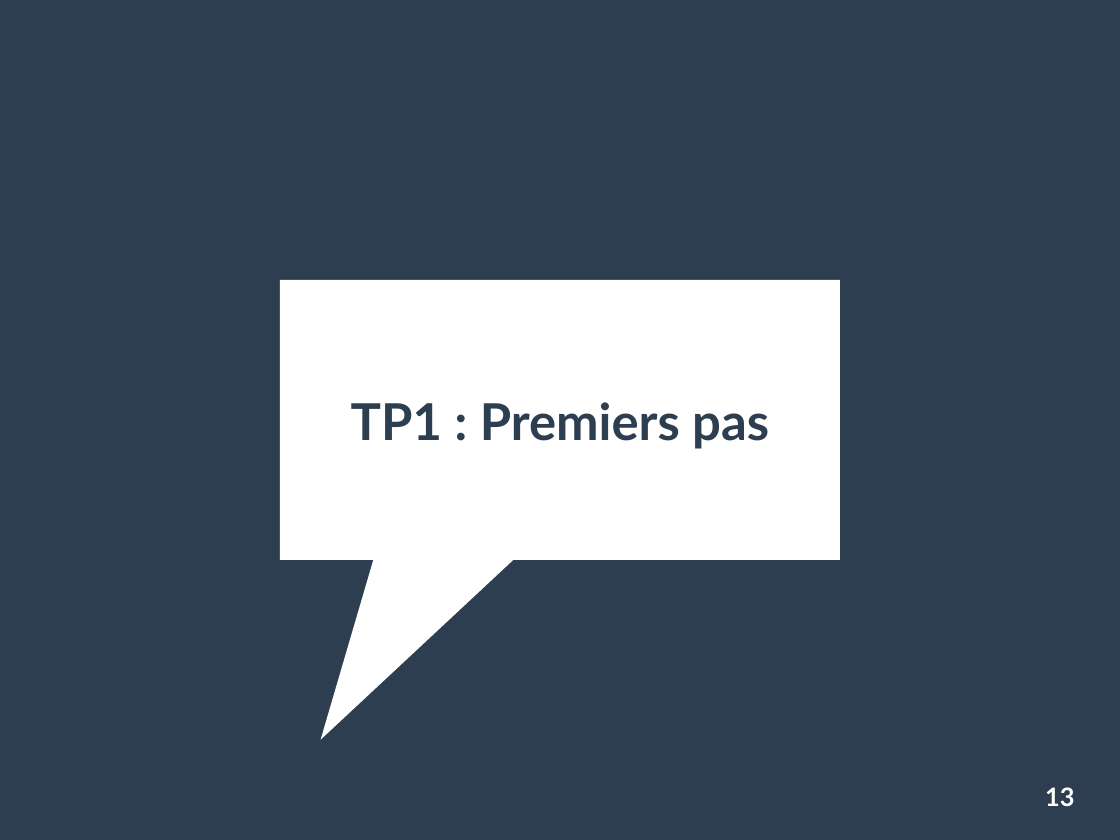
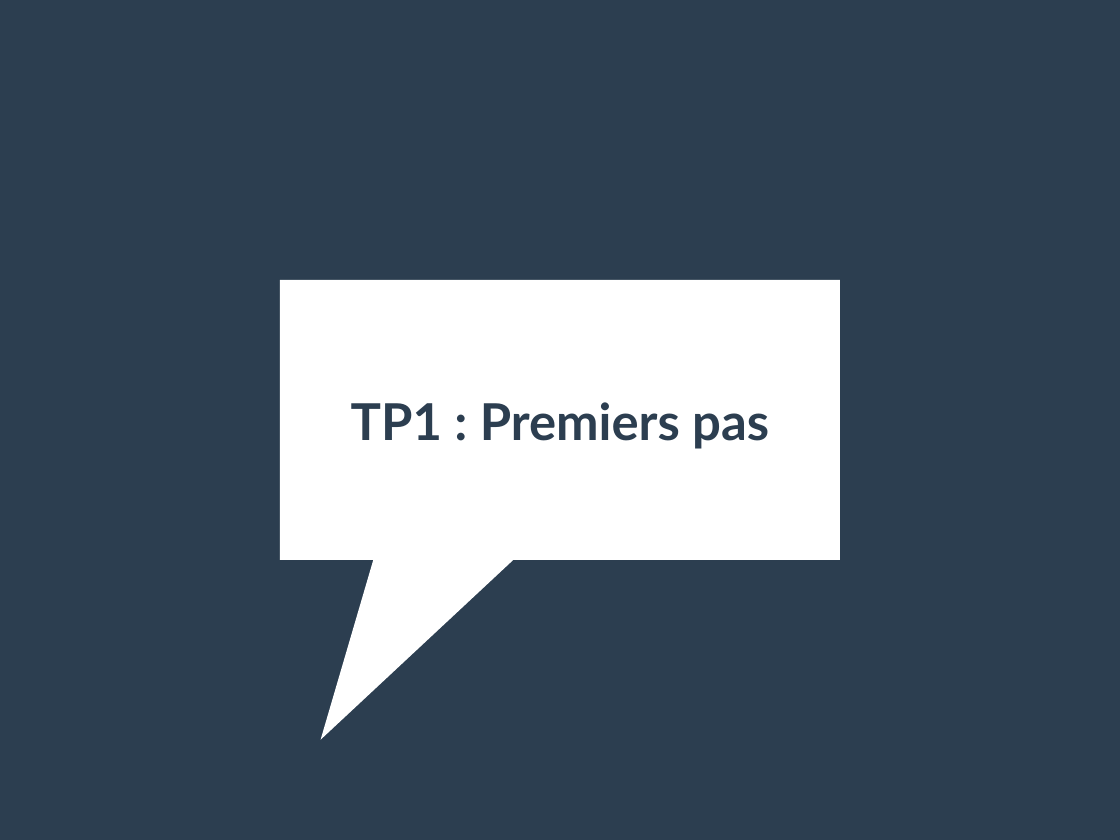
Before and after one commit to pushou/formation-git, a slide deck: slide 13 of 1-Introduction.odp. Drawn at 1120x840 pixels with LibreOffice and Linux fonts; fonts in the diff are those of the drawing. Boxes give left, top, right and bottom in pixels: in the first picture for what was removed or moved away, otherwise in the second. Text is boxed around its words. In the diff, an @@ line names an element or a change of style, - is before the commit and + after.

```diff
--- a/1-Introduction.odp
+++ b/1-Introduction.odp
@@ page number removed at box(1045, 787, 1074, 806) @@
-13
```
Also in this commit, not shown: 3 other slides changed, 13 other files.
